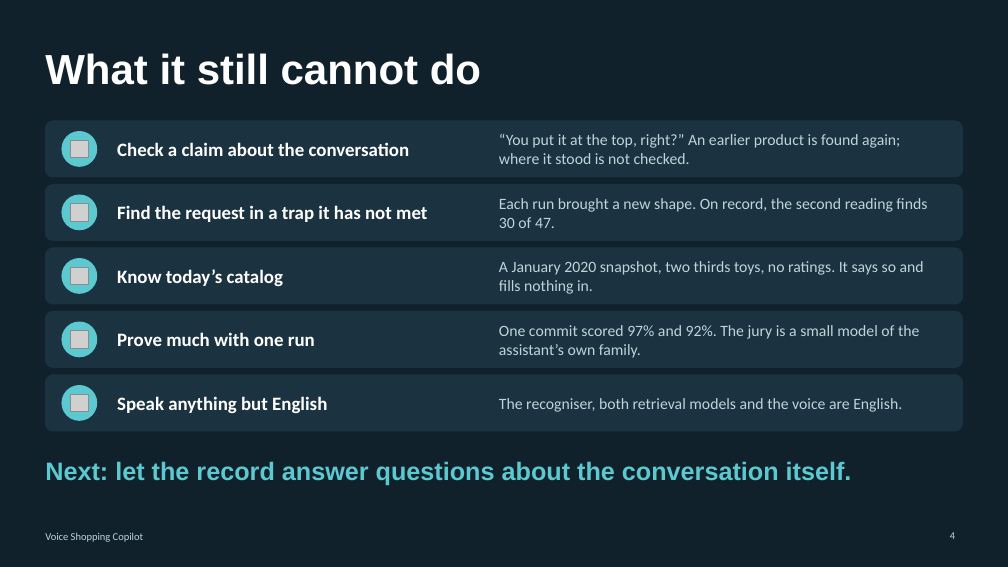
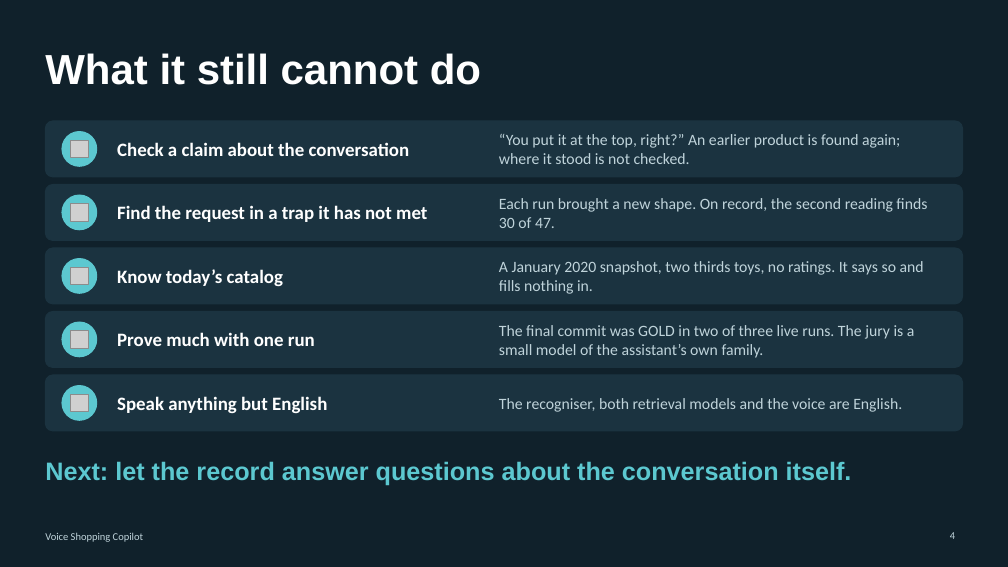
Before and after one commit to MohanLi/voice-shopping-copilot, a slide deck: slide 4 of docs/slides/Voice-Shopping-Copilot-demo.pptx. Drawn at 1008x567 pixels with LibreOffice and Linux fonts; fonts in the diff are those of the drawing; grey boxes stand for pictures. Boxes give left, top, right and bottom in pixels: in the first picture for what was removed or moved away, otherwise in the second. Text is boxed around its words. In the diff, an @@ line names an element or a change of style, - is before the commit and + after.

```diff
--- a/docs/slides/Voice-Shopping-Copilot-demo.pptx
+++ b/docs/slides/Voice-Shopping-Copilot-demo.pptx
@@ text at (x1=499, y1=325, x2=915, y2=358): text changed @@
-One commit scored 97% and 92%. The jury is a small model of the assistant’s own family.
+The final commit was GOLD in two of three live runs. The jury is a small model of the assistant’s own family.
```
Also in this commit, not shown: 2 other slides changed, 9 other files.
